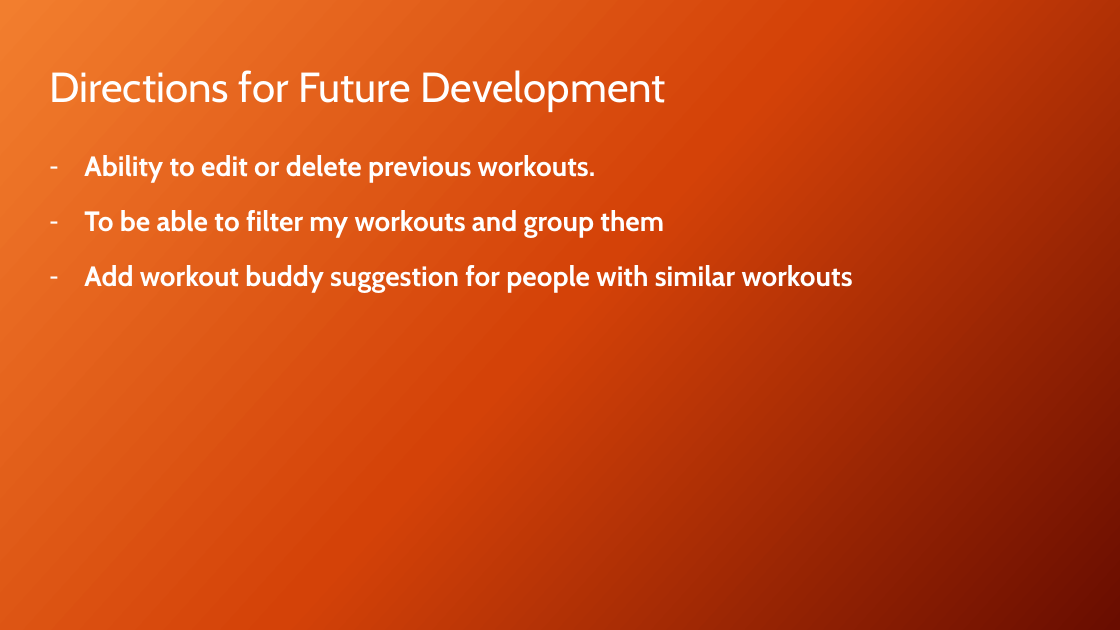
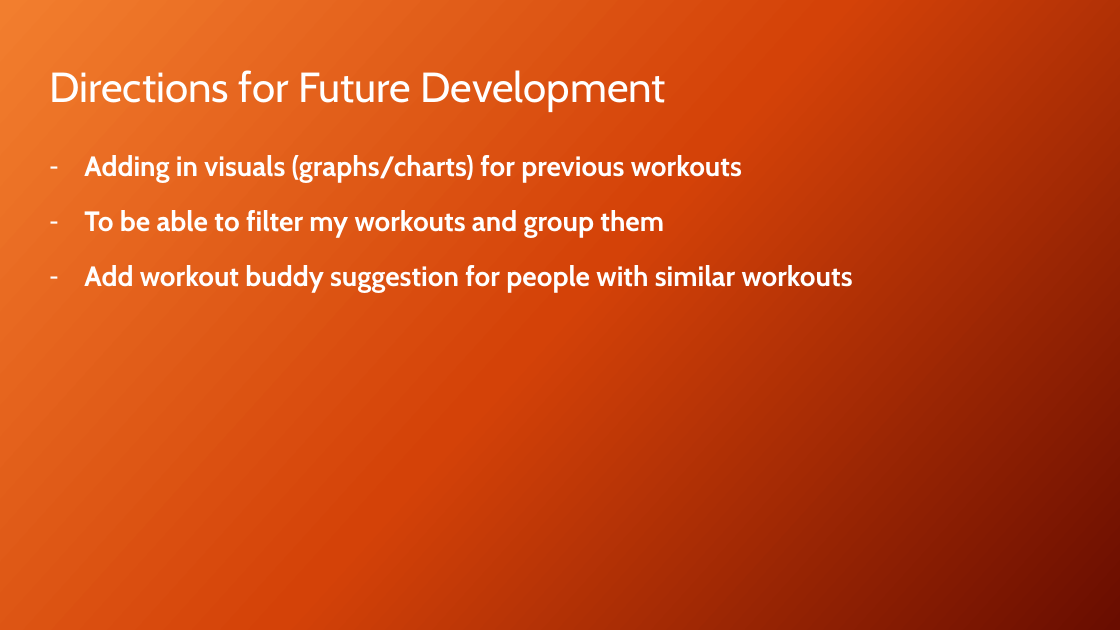
Before and after one commit to stephenw987/Fitness-Tracker, a slide deck: slide 6 of assets/Project03.pptx. Drawn at 1120x630 pixels with LibreOffice and Linux fonts; fonts in the diff are those of the drawing; background and template pictures are left out. Boxes give left, top, right and bottom in pixels: in the first picture for what was removed or moved away, otherwise in the second. Text is boxed around its words. In the diff, an @@ line names an element or a change of style, - is before the commit and + after.

```diff
--- a/assets/Project03.pptx
+++ b/assets/Project03.pptx
@@ text at <box>84,155,742,183</box>: text changed @@
-– Ability to edit or delete previous workouts.
+– Adding in visuals (graphs/charts) for previous workouts
```
Also in this commit, not shown: 1 other slide changed, 3 other files.
